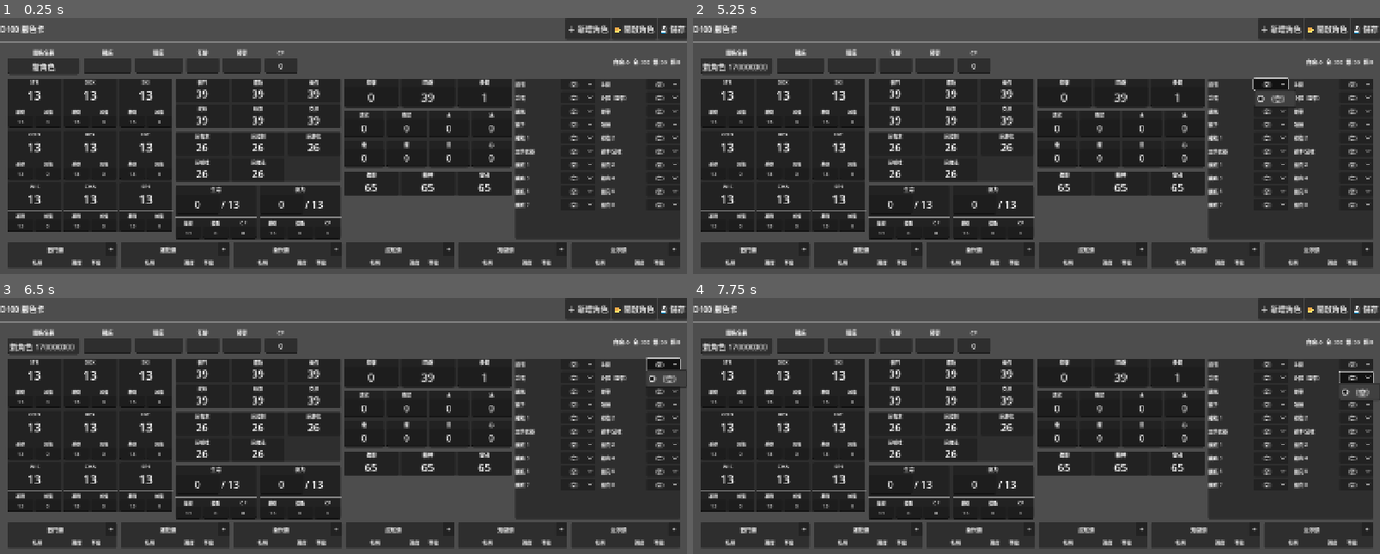
Above: before the commit, frames 1-4 (two rows, left to right).
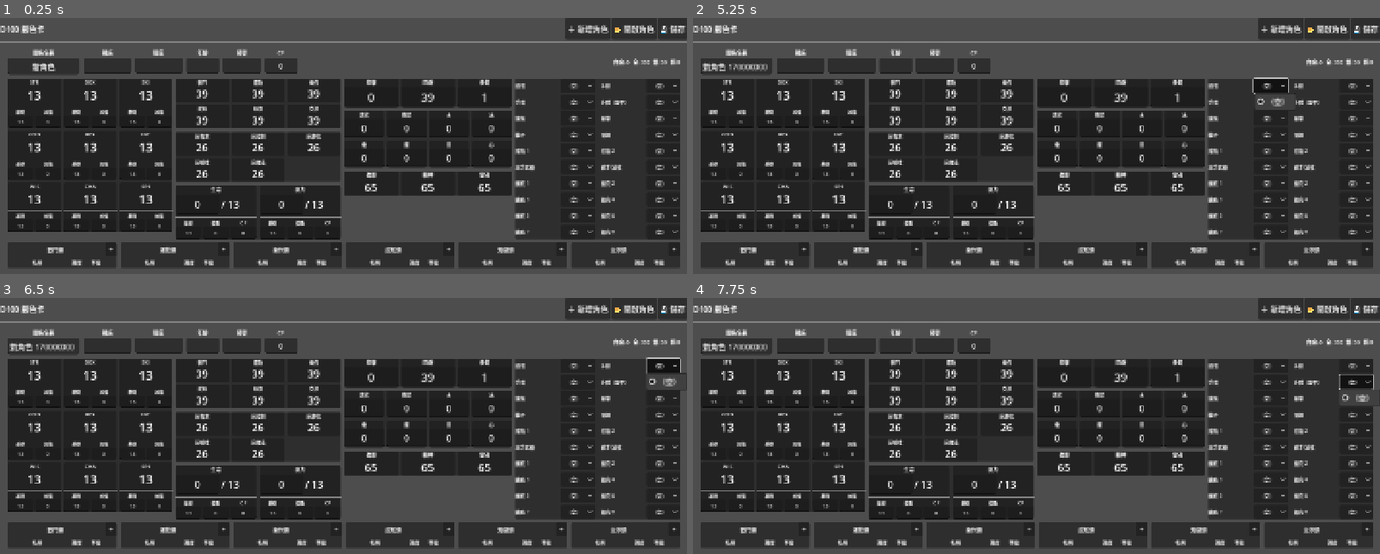
Above: after the commit, the same moments.

Repository: imo-ininder/trpg-sheet
Game: Godot game, scene res://scenes/MainScene.tscn
The game is run twice, just before and just after one commit, with the same random seed, the same clock (stepped at 60 frames per second) and the same inputs.
Inputs (mouse positions are in pixels of both pictures, inside the frame that each line leads up to):
- Up to frame 1 (0.25 s): no input
- Up to frame 2 (5.25 s): click (802, 66) at 0.52 s; type "12" at 0.6 s; click (851, 66) at 0.75 s; type "12" at 0.83 s; click (892, 66) at 0.98 s; type "12" at 1.07 s; click (933, 66) at 1.27 s; type "12" at 1.35 s; click (outside the picture) at 1.5 s; type "12" at 1.58 s; click (outside the picture) at 1.73 s; type "12" at 1.82 s; click (outside the picture) at 2.02 s; type "12" at 2.1 s; click (outside the picture) at 2.25 s; type "12" at 2.33 s; click (outside the picture) at 2.48 s; type "12" at 2.57 s; click "＋ 新增角色" at 2.75 s; click "📂 開啟角色" at 3.5 s; click "💾 儲存" at 4.25 s; click "（空）" at 5 s
- Up to frame 3 (6.5 s): click "（空）" at 5.75 s
- Up to frame 4 (7.75 s): click "（空）" at 6.5 s; click "（空）" at 7.25 s

The runs differ from the first frame. In frame 1, 2.1% of the frame differs, in the area x 74-99%, y 24-85%; in frame 2, 2.3%; in frame 3, 2.3%; in frame 4, 2.4%, in the area x 74-100%, y 24-85%.

Commit message:
fix skill row and item box

Diff:
--- a/scripts/CharacterSheet.gd
+++ b/scripts/CharacterSheet.gd
@@ -128,6 +128,7 @@
 	# 欄 4：裝備（2 欄 × 10 行）
 	var col4 = _make_panel()
 	col4.size_flags_horizontal = Control.SIZE_EXPAND_FILL
+	col4.size_flags_vertical = Control.SIZE_EXPAND_FILL
 	_build_equip(col4)
 	hbox.add_child(col4)
 
@@ -490,6 +491,7 @@
 	grid.add_theme_constant_override("h_separation", 12)
 	grid.add_theme_constant_override("v_separation", 4)
 	grid.size_flags_horizontal = Control.SIZE_EXPAND_FILL
+	grid.size_flags_vertical = Control.SIZE_EXPAND_FILL
 	vb.add_child(grid)
 
 	# 合併所有槽位（12 個主要 + 8 個擴充）
@@ -499,6 +501,7 @@
 		var hbox = HBoxContainer.new()
 		hbox.add_theme_constant_override("separation", 6)
 		hbox.size_flags_horizontal = Control.SIZE_EXPAND_FILL
+		hbox.size_flags_vertical = Control.SIZE_EXPAND_FILL
 
 		# 槽位名稱標籤（左側）
 		var lbl = Label.new()
@@ -511,6 +514,7 @@
 		# 裝備選擇下拉選單（右側，文字置中）
 		var opt = OptionButton.new()
 		opt.size_flags_horizontal = Control.SIZE_EXPAND_FILL
+		opt.size_flags_vertical = Control.SIZE_EXPAND_FILL
 		opt.add_item("（空）")
 		opt.add_theme_font_size_override("font_size", 10)
 		opt.alignment = HORIZONTAL_ALIGNMENT_CENTER
@@ -538,6 +542,8 @@
 	panel.size_flags_vertical   = Control.SIZE_EXPAND_FILL
 	hbox.add_child(panel)
 	var vb = _panel_vbox(panel)
+	vb.size_flags_horizontal = Control.SIZE_EXPAND_FILL
+	vb.size_flags_vertical = Control.SIZE_EXPAND_FILL
 
 	# 類別標題列：左側文字，右側「+」按鈕（固定，不捲動）
 	var title_row = HBoxContainer.new()
